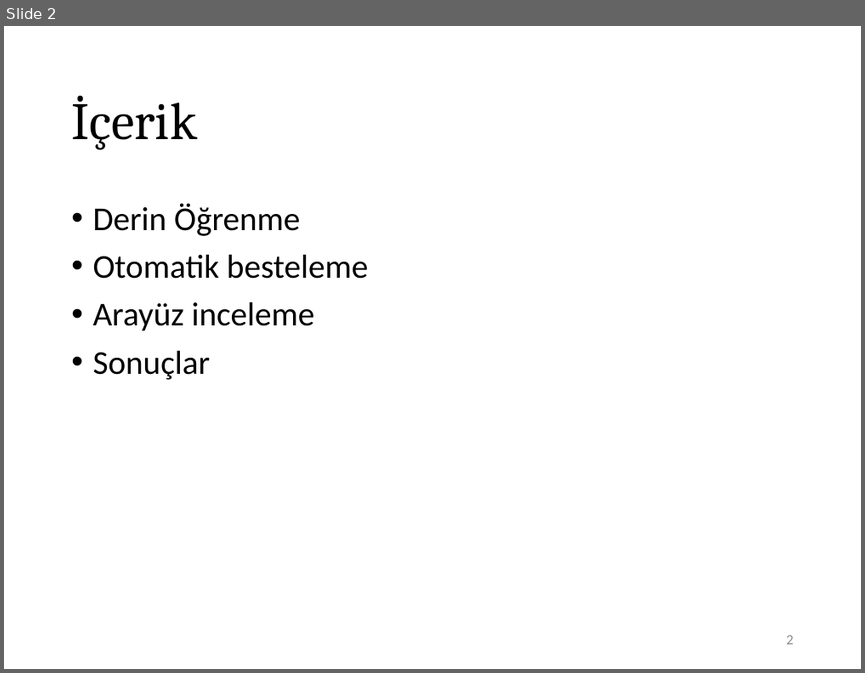
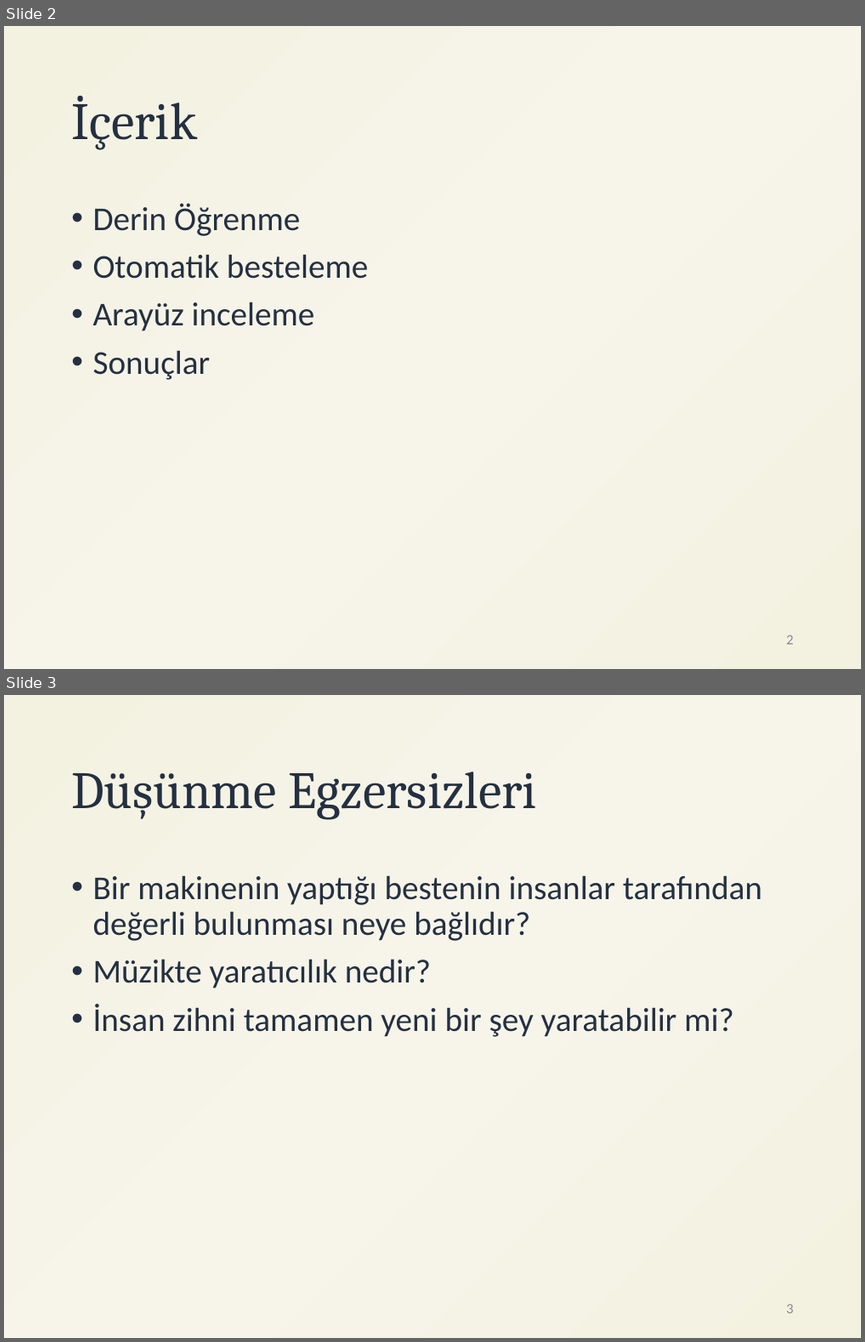
Before and after one commit to ihpar/katip, a slide deck: assets/DL_GUI.pptx. Shown one above the other, each under a label of ours: slide 2 before the commit, slides 2 and 3 after it. The pictures are 865x673 and 865x1342 pixels, drawn with LibreOffice and Linux fonts; fonts in the diff are those of the drawing. Boxes give left, top, right and bottom in pixels: in the first picture for what was removed or moved away, otherwise in the second. Text is boxed around its words. In the diff, an @@ line names an element or a change of style, - is before the commit and + after.

```diff
--- a/assets/DL_GUI.pptx
+++ b/assets/DL_GUI.pptx
@@ slide 3 added at (4, 695, 861, 1338), background gradient #F3F1E0 to #F7F5EA @@
@@ title added at (71, 771, 536, 820), 44 pt, text #243041 @@
+Düşünme Egzersizleri
@@ text added at (93, 875, 762, 1037), 28 pt, text #243041 @@
+• Bir makinenin yaptığı bestenin insanlar tarafından değerli bulunması neye bağlıdır?
+• Müzikte yaratıcılık nedir?
+• İnsan zihni tamamen yeni bir şey yaratabilir mi?
@@ page number added at (786, 1304, 793, 1313), 12 pt, text #8C8C8C @@
+3
@@ slide 2 changed as well @@
@@ background #FFFFFF to gradient #F3F1E0 to #F7F5EA @@
@@ title "İçerik" at (71, 96, 197, 150): text colour #000000 to #243041 @@
@@ text "Derin Öğrenme" at (93, 203, 368, 380): text colour #000000 to #243041 @@
```
Also in this commit, not shown: 1 other slide changed, 1 other file.
